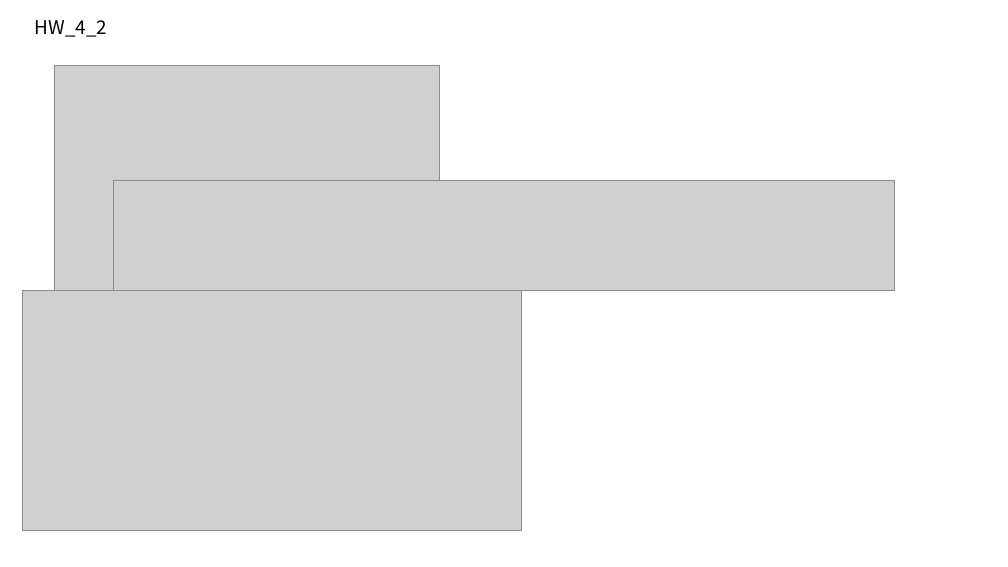
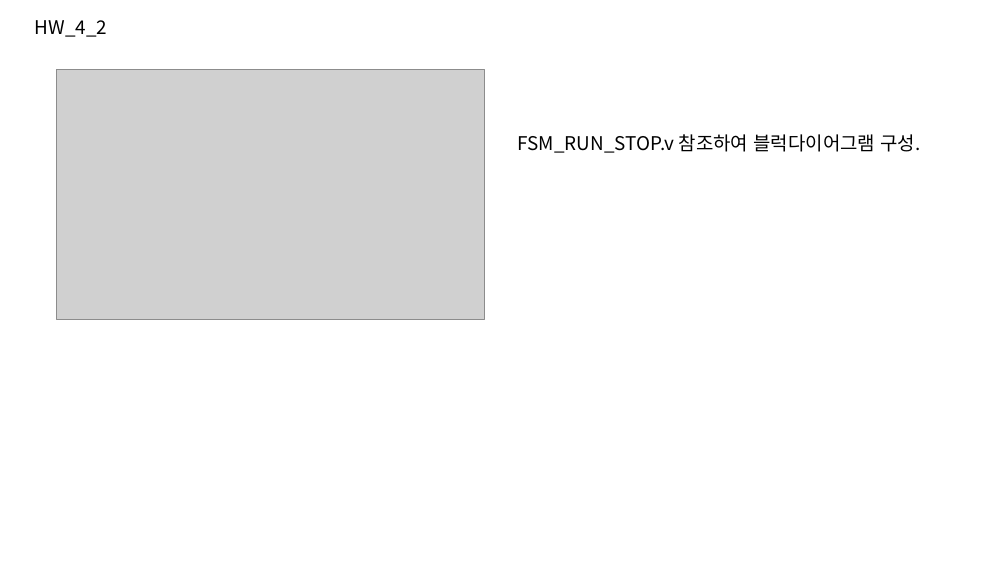
Before and after one commit to kimsacademy1234-max/System_Verilog, a slide deck: slide 19 of vfile/inform_module/module_library.pptx (slide 22 before the commit). Drawn at 1008x567 pixels with LibreOffice and Linux fonts; fonts in the diff are those of the drawing; grey boxes stand for pictures. Boxes give left, top, right and bottom in pixels: in the first picture for what was removed or moved away, otherwise in the second. Text is boxed around its words. In the diff, an @@ line names an element or a change of style, - is before the commit and + after.

```diff
--- a/vfile/inform_module/module_library.pptx
+++ b/vfile/inform_module/module_library.pptx
@@ picture: place and size @@
-picture at [54,66,439,290]
+picture at [56,70,485,319]
@@ text added at [518,134,921,153], 18 pt, text #000000 @@
+FSM_RUN_STOP.v 참조하여 블럭다이어그램 구성.
@@ picture removed at [113,181,895,290] @@
@@ picture removed at [22,290,521,531] @@
```
Also in this commit, not shown: 6 other slides changed, 6 slides added, 4 slides removed, 20 other files.
